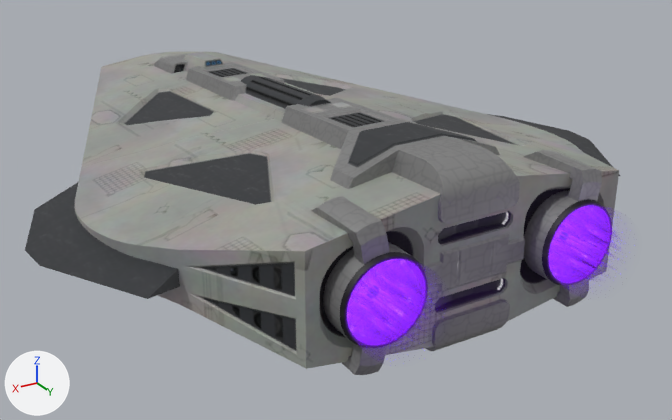
A saved change to the glTF model gfx/ship3d/Drone_Carrier/drone_carrier.gltf.
Before and after are seen from a camera (50 mm lens) standing at (5.68, 10.94, 4.31) and looking at (-0.48, 0.67, -0.83). The axes (+X, +Y, +Z) are drawn at lower left. The lights are the same throughout. Where no turn or scale is listed for an object, it has been applied to the vertices.

Names of what the first picture shows: 'Sphere.002', 'base_glow'.
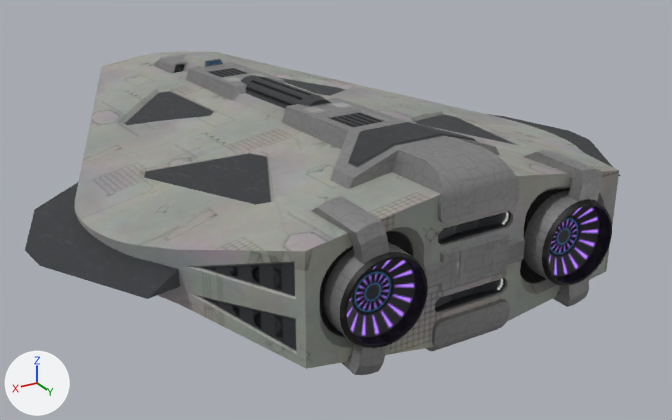
What differs and where, as boxes (x1, y1, x2, y2) in the pictures (672 x 420 px):
'base_glow', reshaped
    both: (25, 52, 620, 375)
'Sphere.002', deleted
    before: (347, 206, 604, 338)

Edits to the bpy script that builds the scene:
```text
Add img_drone_carrier_emit:
    img_drone_carrier_emit = load_image('drone_carrier_emit', 'drone_carrier_emit.webp', 1024, 1024, 'sRGB')
Add mat_base:
    mat_base = bpy.data.materials.new('base')
    # uses the picture img_ao_bake_drone_carrier_roughness_drone_carrier_metallic
    # uses the picture img_drone_carrier_diffuse
    # uses the picture img_drone_carrier_emit
    # uses the picture img_drone_carrier_normal
Add me_base_1:
    me_base_1.from_pydata(...)  # 2454 vertices, 4918 faces; spans x -3.91..3.91, y -5.1..4.5, z -1.07..1.07
    me_base_1.materials.append(mat_base)
Remove ob_sphere_002:
    ob_sphere_002 = bpy.data.objects.new('Sphere.002', me_sphere_002)
    ob_sphere_002.location = (0.0, 1.48, 0.0)
Change ob_base_glow:
    ob_base_glow: bpy.data.objects.new('base_glow', me_cube_001) -> bpy.data.objects.new('base_glow', me_base_1)
```
